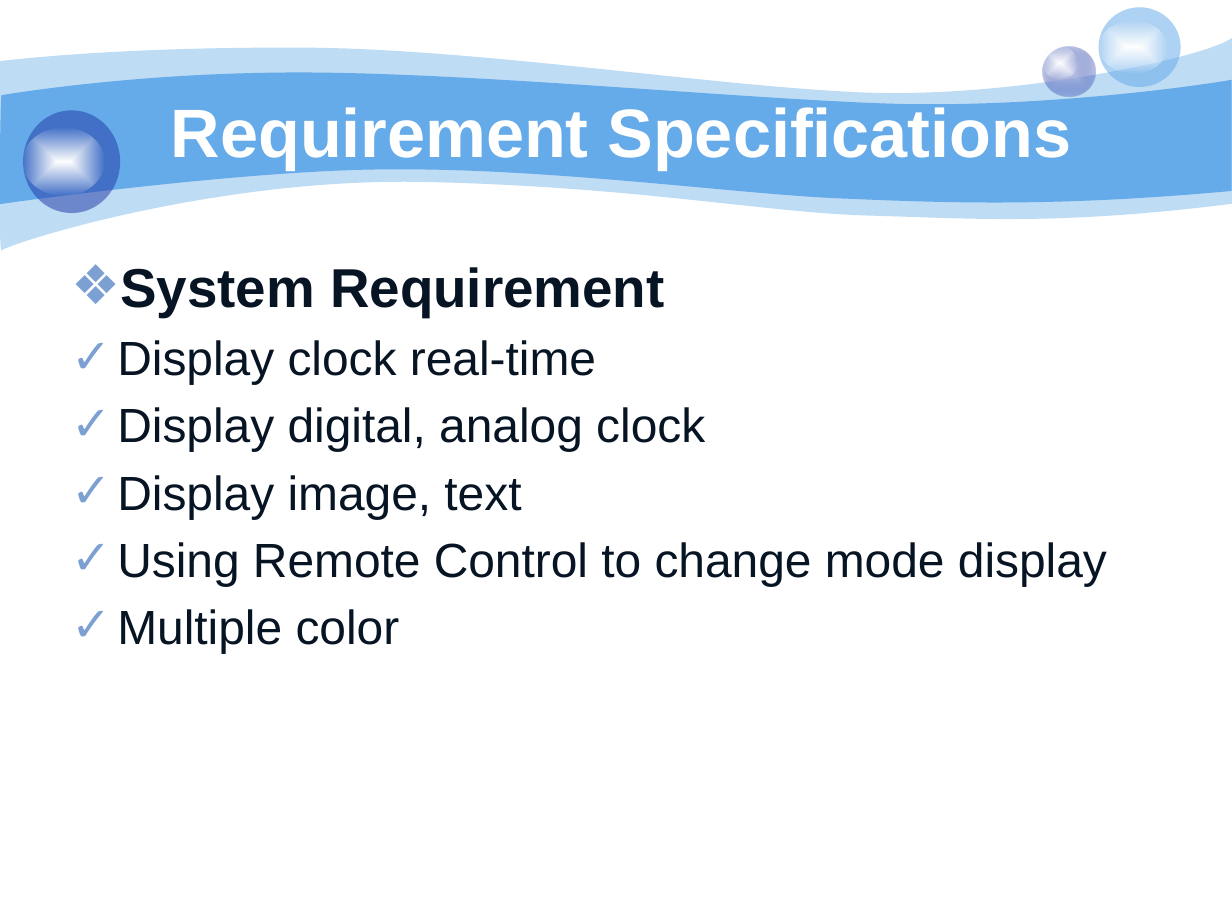
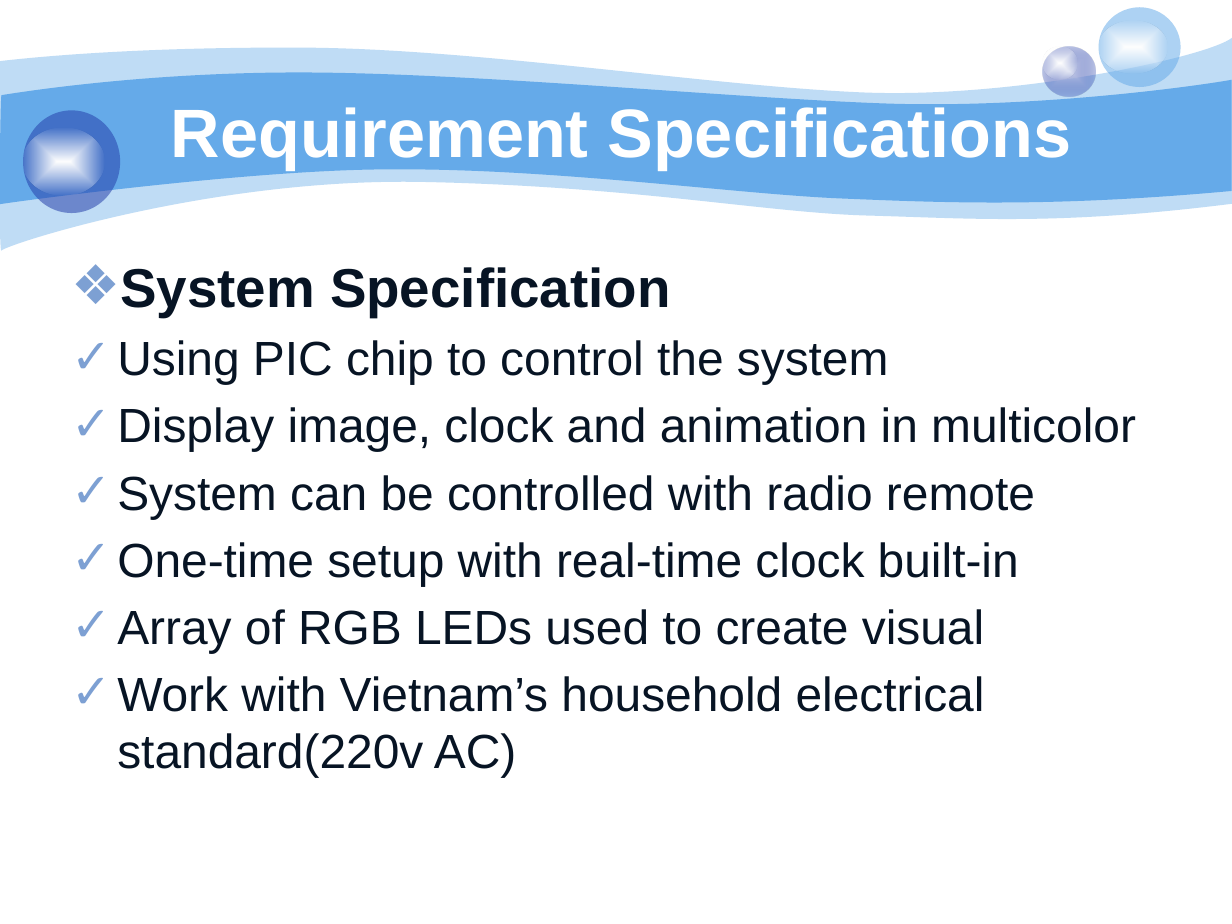
Before and after one commit to bachdx60343/pled, a slide deck: slide 14 of 06. Temp/pLED 2014.pptx. Drawn at 1232x924 pixels with LibreOffice and Linux fonts; fonts in the diff are those of the drawing; background and template pictures are left out. Boxes give left, top, right and bottom in pixels: in the first picture for what was removed or moved away, otherwise in the second. Text is boxed around its words. In the diff, an @@ line names an element or a change of style, - is before the commit and + after.

Commit message:
Update

```diff
--- a/06. Temp/pLED 2014.pptx
+++ b/06. Temp/pLED 2014.pptx
@@ text at [117, 267, 1136, 778]: text changed @@
-❖ System Requirement
-✓ Display clock real-time
-✓ Display digital, analog clock
-✓ Display image, text
-✓ Using Remote Control to change mode display
-✓ Multiple color
+❖ System Specification
+✓ Using PIC chip to control the system
+✓ Display image, clock and animation in multicolor
+✓ System can be controlled with radio remote
+✓ One-time setup with real-time clock built-in
+✓ Array of RGB LEDs used to create visual
+✓ Work with Vietnam’s household electrical standard(220v AC)
```
Also in this commit, not shown: 3 other slides changed, 7 slides added, 6 slides removed.
